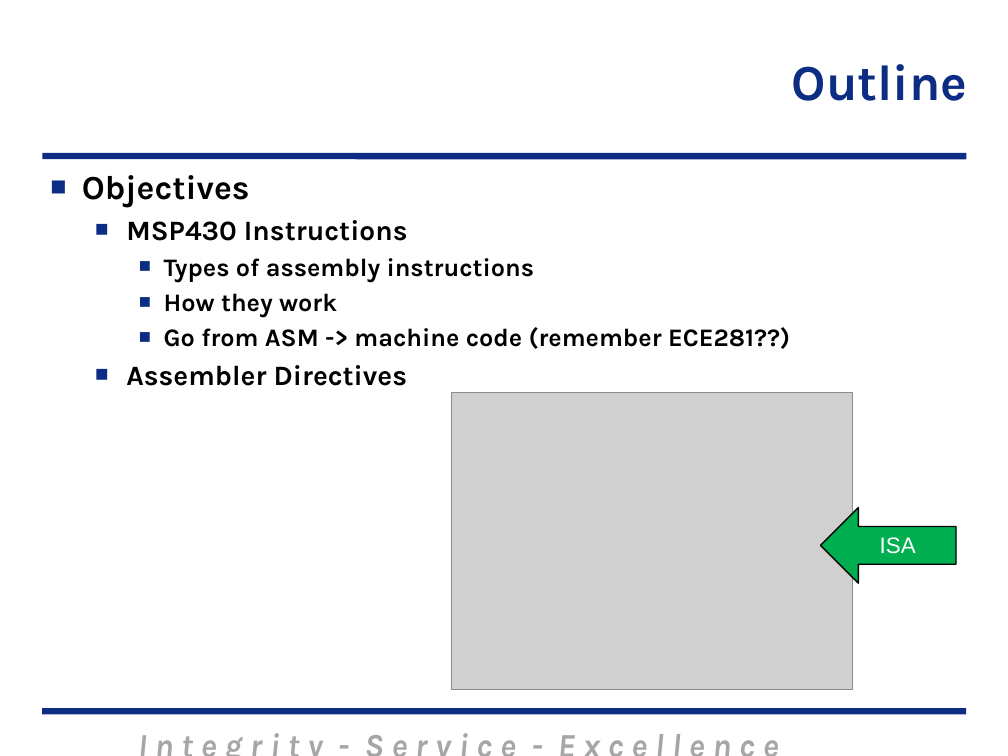
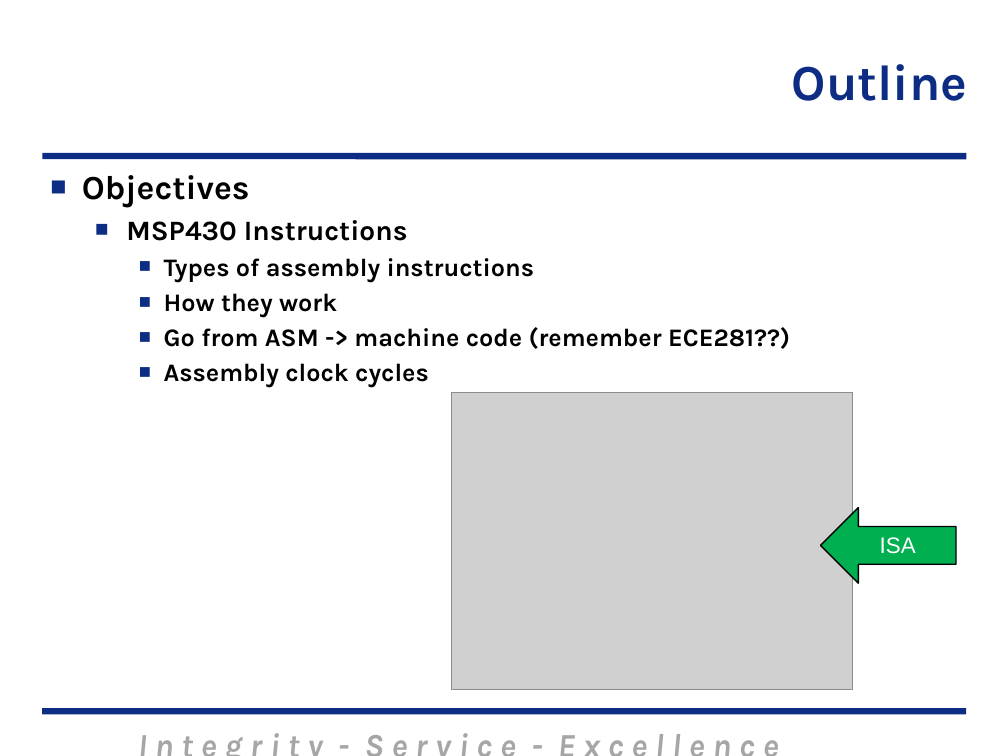
Before and after one commit to MarsUniversity/ECE382, a slide deck: slide 2 of source/lessons/lsn3-4-5/Lsn3-4-5.pptx. Drawn at 1008x756 pixels with LibreOffice and Linux fonts; fonts in the diff are those of the drawing; grey boxes stand for pictures; background and template pictures are left out. Boxes give left, top, right and bottom in pixels: in the first picture for what was removed or moved away, otherwise in the second. Text is boxed around its words. In the diff, an @@ line names an element or a change of style, - is before the commit and + after.

```diff
--- a/source/lessons/lsn3-4-5/Lsn3-4-5.pptx
+++ b/source/lessons/lsn3-4-5/Lsn3-4-5.pptx
@@ subtitle at box(164, 363, 429, 388): text changed; size 20 to 18 pt @@
-  ■ Assembler Directives
+    ■ Assembly clock cycles
```
Also in this commit, not shown: 2 other slides changed, 3 slides added, 31 other files.
